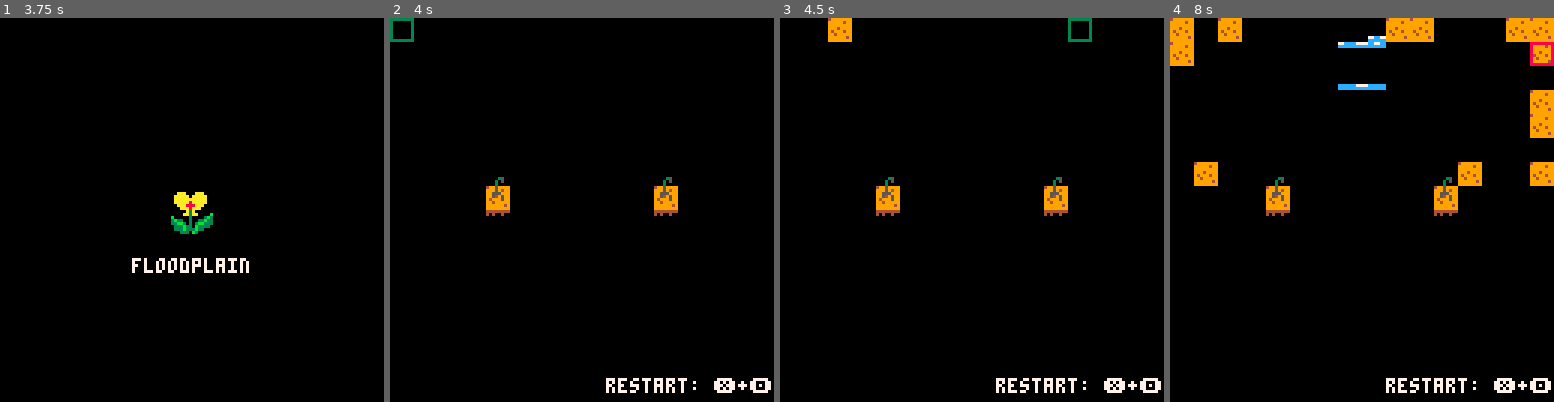
Above: before the commit, frames 1-4 (left to right).
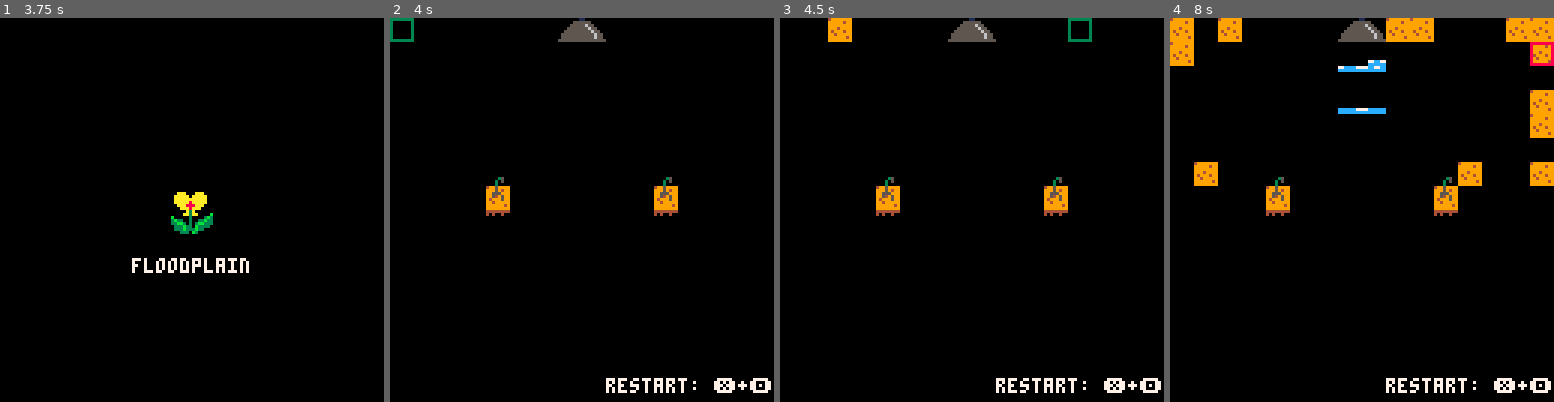
Above: after the commit, the same moments.

Repository: t-mw/herbarium
Game: PICO-8 cartridge ld38.p8
The game is run twice, just before and just after one commit, with the same random seed, the same clock (stepped at 60 frames per second) and the same inputs.
Inputs:
- Up to frame 1 (3.75 s): tap X (X key) at 0.33, 1.07, 1.85, 2.97 s; tap O (Z key) at 0.7, 1.7, 2.1, 2.5, 2.9, 3.3, 3.7 s; hold Right 1.6-2.1 s; hold Up 2.15-2.42 s; hold Right 2.47-3.03 s; hold Left 3.08-3.58 s; hold Down from 3.63 s (still down)
- Up to frame 2 (4 s): release Down at 3.97 s
- Up to frame 3 (4.5 s): hold Right from 4.02 s (still down); tap X (X key) at 4.08 s; tap O (Z key) at 4.1 s
- Up to frame 4 (8 s): tap O (Z key) every 0.4 s from 4.5 to 7.7 s; release Right at 4.68 s; hold Up 4.73-5.03 s; hold Left 5.08-5.68 s; tap X (X key) at 5.2, 6.32, 7.43 s; hold Down 5.73-6.03 s; hold Right 6.08-6.58 s; hold Right 6.63-7.13 s; hold Up 7.18-7.45 s; hold Right from 7.5 s (still down)

Frame 1 is identical in both runs. In frame 2, 0.5% of the frame differs, in the area x 43-57%, y 0-7%; in frame 3, 0.5%; in frame 4, 1.4%, in the area x 43-57%, y 0-25%.

Commit message:
Add spout

Diff:
--- a/ld38.p8
+++ b/ld38.p8
@@ -311,7 +311,7 @@
     update_counter % 70 == 2 then
 
     for x=29,36 do
-      local y = 1
+      local y = 5
       local idx = from_2d_voxel_idx(x, y)
 
       state_voxels[idx] = voxel_type.water
@@ -687,14 +687,14 @@
 00000000000000000000000000000000000000000000000000000000000000000000000000000000000000000000000000000000000000000000000000000000
 00000000000000000000000000000000000000000000000000000000000000000000000000000000000000000000000000000000000000000000000000000000
 00000000000000000000000000000000000000000000000000000000000000000000000000000000000000000000000000000000000000000000000000000000
-00000000000000000000000000000000000000000000000000000000000000000000000000000000000000000000000000000000000000000000000000000000
-00000000000000566666056666660000000000000000000000000000000000000000000000000000000000000000000000000000000000000000000000000000
-00000000000666555555655555556500000000000000000000000000000000000000000000000000000000000000000000000000000000000000000000000000
-00000000565555655555555555555565000000000000000000000000000000000000000000000000000000000000000000000000000000000000000000000000
-00000000555555555555555555555555000000000000000000000000000000000000000000000000000000000000000000000000000000000000000000000000
-00000000555555551515151515555555000000000000000000000000000000000000000000000000000000000000000000000000000000000000000000000000
-00000000055555515151515151555550000000000000000000000000000000000000000000000000000000000000000000000000000000000000000000000000
-00000000000555151515151515155500000000000000000000000000000000000000000000000000000000000000000000000000000000000000000000000000
+00000000000000000000000000000000000000000000000000000001100000000000000000000000000000000000000000000000000000000000000000000000
+00000000000000566666056666660000000000000000000000000555555000000000000000000000000000000000000000000000000000000000000000000000
+00000000000666555555655555556500000000000000000000005555565500000000000000000000000000000000000000000000000000000000000000000000
+00000000565555655555555555555565000000000000000000055555556550000000000000000000000000000000000000000000000000000000000000000000
+00000000555555555555555555555555000000000000000000555555555655000000000000000000000000000000000000000000000000000000000000000000
+00000000555555551515151515555555000000000000000005555555555565500000000000000000000000000000000000000000000000000000000000000000
+00000000055555515151515151555550000000000000000005555555555565500000000000000000000000000000000000000000000000000000000000000000
+00000000000555151515151515155500000000000000000055555555555555550000000000000000000000000000000000000000000000000000000000000000
 00000000000000000000000000000000000000000000000000000000000000000000000000000000000000000000000000000000000000000000000000000000
 00000000000000000000000000000000000000000000000000000000000000000000000000000000000000000000000000000000000000000000000000000000
 000aaa000aaa00000000000000000000000000000000000000000000000000000000000000000000000000000000000000000000000000000000000000000000
@@ -793,10 +793,10 @@
 00000000000000000000000000000000000000000000000000000000000000000000000000000000000000000000000000000000000000000000000000000000
 
 __gff__
-00010107010102020202020000000000000b0a00000007070707070000000000000000000000000000000000000000000000000000000000000000000000000000000000000000000000000000000000000000000000000000000000000000000000000000000000000000000000000000000000000000000000000000000000
+00010107010102020202020000000000000b0a00000007070707070000000000000000000000000000000000000000000000000000000202000000000000000000000000000000000000000000000000000000000000000000000000000000000000000000000000000000000000000000000000000000000000000000000000
 0000000000000000000000000000000000000000000000000000000000000000000000000000000000000000000000000000000000000000000000000000000000000000000000000000000000000000000000000000000000000000000000000000000000000000000000000000000000000000000000000000000000000000
 __map__
-0000000000000000000000000000000000000001010100000000010101000000000000000000000000000000000000000000000000000000000000000000000000000000000000000000000000000000000000000000000000000000000000000000000000000000000000000000000000000000000000000000000000000000
+0000000000000036370000000000000000000001010100363700010101000000000000000000003637000000000000000000000000000036370000000000000000000000000000363700000000000000000000000000000000000000000000000000000000000000000000000000000000000000000000000000000000000000
 0000000000000000000000000000000000000001010100000000010101000000000000000000000000000000000000000000000000000000000000000000000000000000000000000000000000000000000000000000000000000000000000000000000000000000000000000000000000000000000000000000000000000000
 0000000000000000000000000000000000000001010100000000010101000000000000000000000000000000000000000000000000000000000000000000000000000000000000000000000000000000000000000000000000000000000000000000000000000000000000000000000000000000000000000000000000000000
 0000000000000000000000000000000000000001010100000000010101000000000000000600000000000000000000000000000000000000000000000000000000000000000000000000000000000000000000000000000000000000000000000000000000000000000000000000000000000000000000000000000000000000
